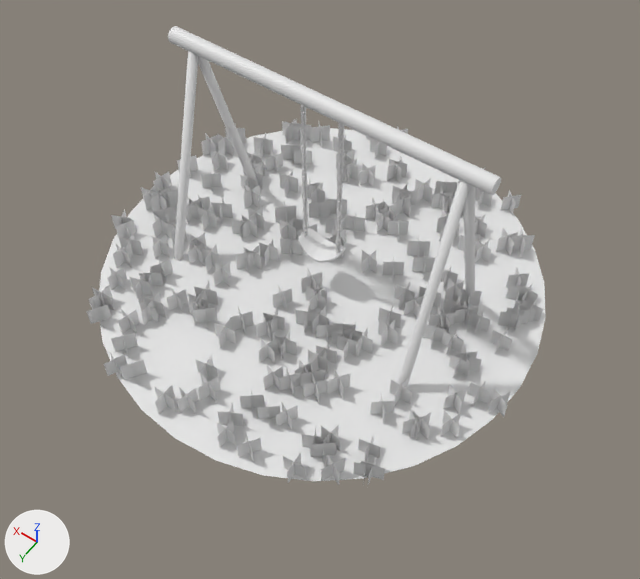
An edit to the Blender file Assets/_Art/Scenarios/lena-fb-swing/Models/SM_Env_LenaSwing.blend, drawn before and after from the same camera.
Both versions are drawn from a camera (50 mm lens) standing at (-5.99, 8.45, 12.89) and looking at (-0.62, 0.92, 1.07). Lighting does not change. The marker at lower left points along +X, +Y and +Z.

Objects in the first picture: 'SM_Grass', 'SM_GrassClump.001', 'SM_Swing', 'SM_SwingBase'.
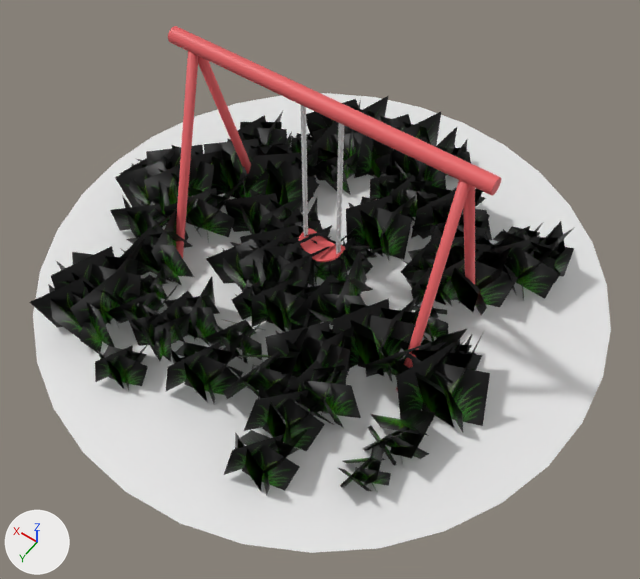
Where the change shows, as pixel boxes (x1, y1, x2, y2) in the pictures (640 x 579 px):
'SM_Ground', added
    after: (33, 93, 611, 553)
'SM_GrassCards.026', added (black)
    after: (30, 96, 575, 496)
'SM_Grass', deleted
    before: (99, 128, 546, 481)
'SM_GrassClump.001', deleted
    before: (87, 119, 543, 485)
'SM_SwingBase', recoloured (white to red)
    both: (168, 26, 501, 392)
part 1 of me_cube_003, recoloured (white to red)
    both: (298, 228, 345, 262)

The edits, one by one:
Picture 'T_GrassClump.PNG' (img_t_grassclump_png) is new.
In material 'M_Grass' (mat_m_grass), base_color is no longer (0.8, 0.8, 0.8), white #e7e7e7.
In material 'M_Grass' (mat_m_grass), texture is now set to img_t_grassclump_png.
Material 'M_Swing_Chair' (mat_m_swing_chair) is new.
Its base color is (0.8, 0.12, 0.127) (red #e76164).
me_cylinder has 84 vertices, 48 faces and spans x 0.0..1.88, y -0.84..0.84, z -0.16..2.73.
me_cylinder no longer uses material mat_m_swing (white #e7e7e7).
me_cylinder now uses material mat_m_swing_chair (red #e76164).
me_cube_003 has 1322 vertices, 1320 faces and spans x -1.8..1.8, y -1.06..1.06, z -14.0..0.05.
me_cube_003 is used by ob_sm_swing; location (0.0, 0.0, 4.09); scale (0.238, 0.238, 0.238).
me_cube_003 part 1: 168 of the faces centred in x -1.75..1.75, y -1.05..1.05, z -13.98..-13.01 switch from mat_m_swing (white #e7e7e7) to mat_m_swing_chair (red #e76164).
Mesh me_circle_001 is new.
It has 32 vertices, 1 face and spans x -1.0..1.0, y -1.0..1.0, z 0.0.
It uses material mat_m_ground (its picture is missing).
Mesh me_plane_036 is new.
It has 1824 vertices, 456 faces and spans x -10.8..11.3, y -10.4..11.6, z -4.5..5.3.
It uses material mat_m_grass (picture img_t_grassclump_png).
Object 'SM_Grass' (ob_sm_grass) is deleted.
Object 'SM_GrassClump.001' (ob_sm_grassclump_001) is deleted.
Object 'SM_Ground' (ob_sm_ground) is new; it shows me_circle_001.
Its location is (0.0, 0.0, 0.0).
Its scale is (5.27, 5.27, 5.27).
Object 'SM_GrassCards.026' (ob_sm_grasscards_026) is new; it shows me_plane_036.
Its location is (0.07, -0.06, 0.33).
Its rotation in degrees is (2.2, -16, 14).
Its scale is (0.387, 0.387, 0.387).
